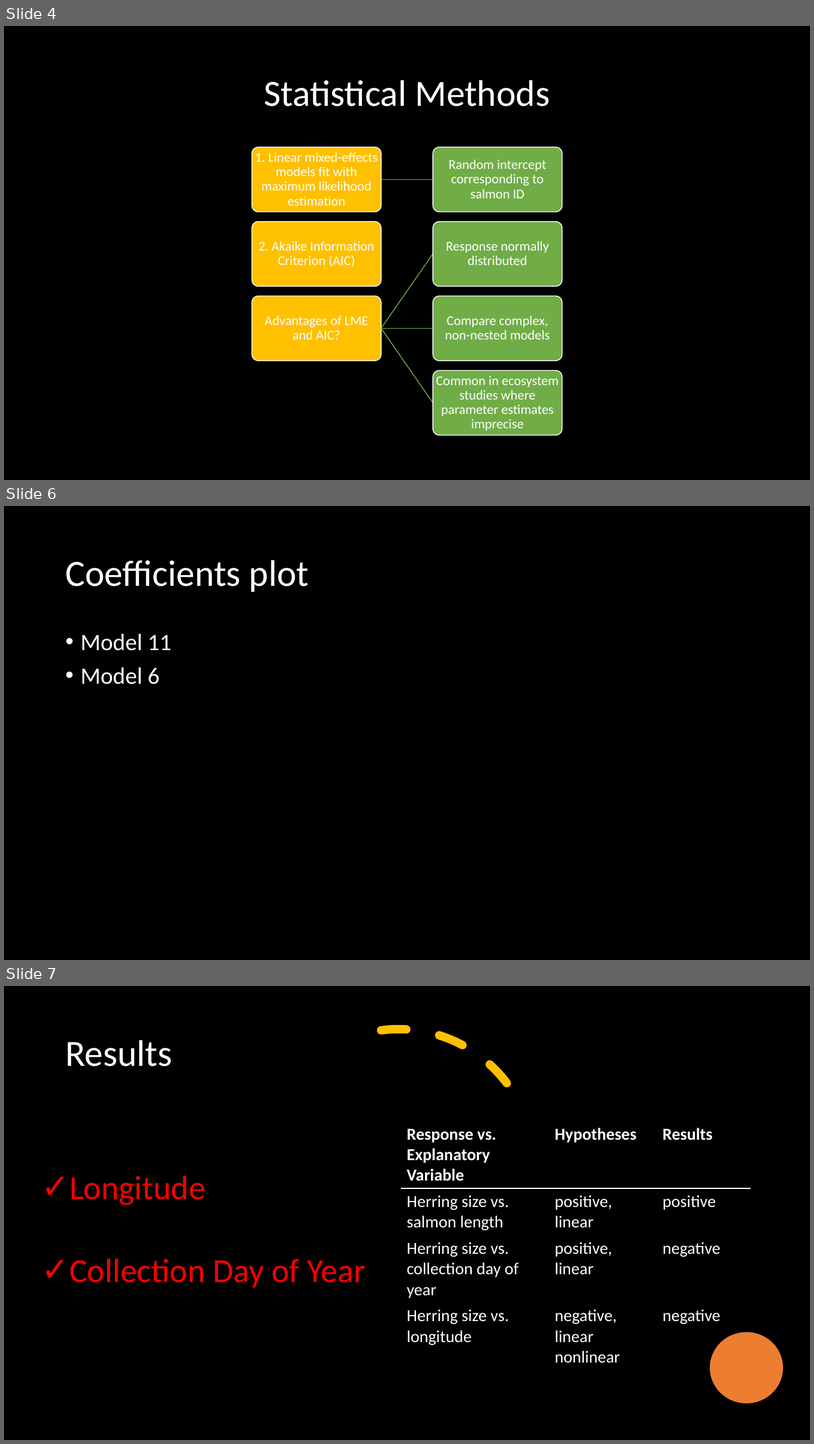
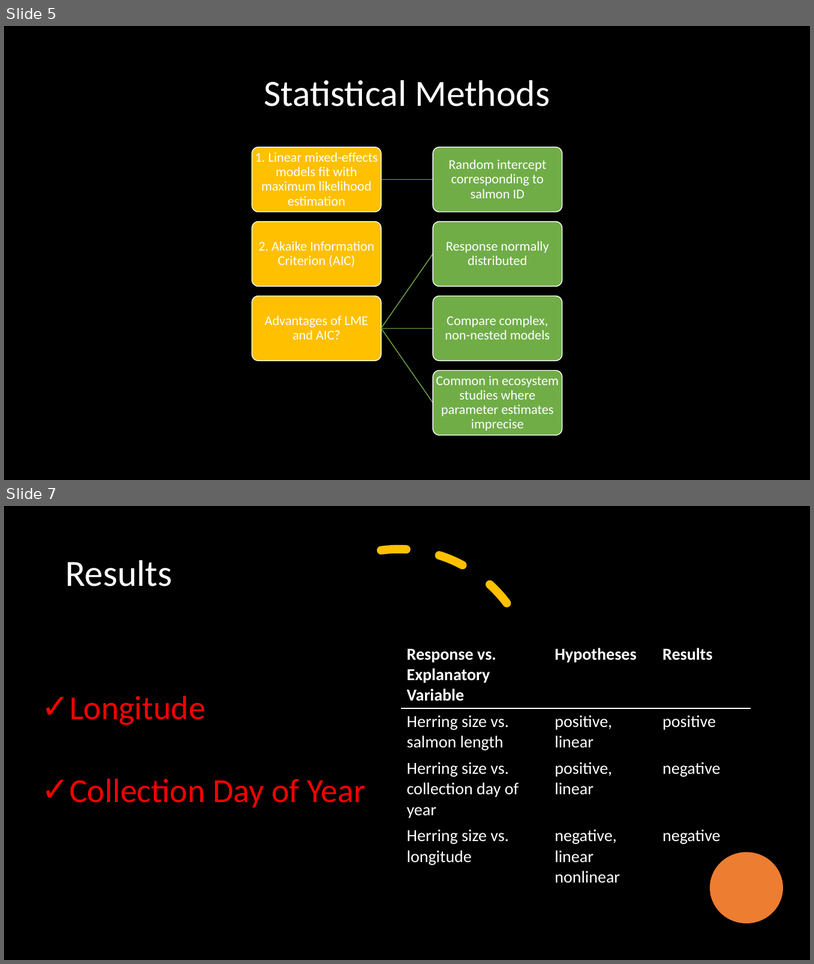
Before and after one commit to rghansen/ES482, a slide deck: ES data project presentation_salmon diet.pptx. Shown one above the other, each under a label of ours: slides 4, 6 and 7 before the commit, slides 5 and 7 after it; the slides between them are not shown. The pictures are 814x1444 and 814x964 pixels, drawn with LibreOffice and Linux fonts; fonts in the diff are those of the drawing. Boxes give left, top, right and bottom in pixels: in the first picture for what was removed or moved away, otherwise in the second. Text is boxed around its words. In the diff, an @@ line names an element or a change of style, - is before the commit and + after.

```diff
--- a/ES data project presentation_salmon diet.pptx
+++ b/ES data project presentation_salmon diet.pptx
@@ slide 6 removed at (x1=4, y1=506, x2=810, y2=960), background #000000 @@
@@ title removed at (x1=65, y1=560, x2=309, y2=592) @@
-Coefficients plot
@@ text removed at (x1=81, y1=633, x2=172, y2=684) @@
-• Model 11
-• Model 6
@@ what was slide 4 is now slide 5 @@
```
Also in this commit, not shown: 2 slides changed, 1 slide added, 6 other files.
